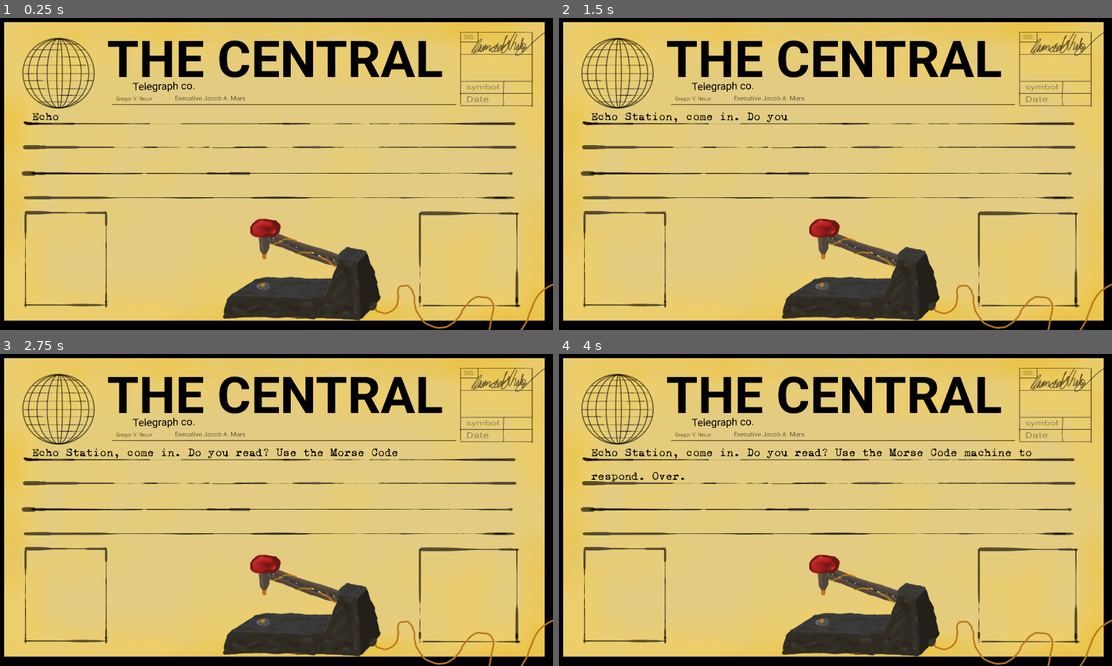
Above: before the commit, frames 1-4 (two rows, left to right).
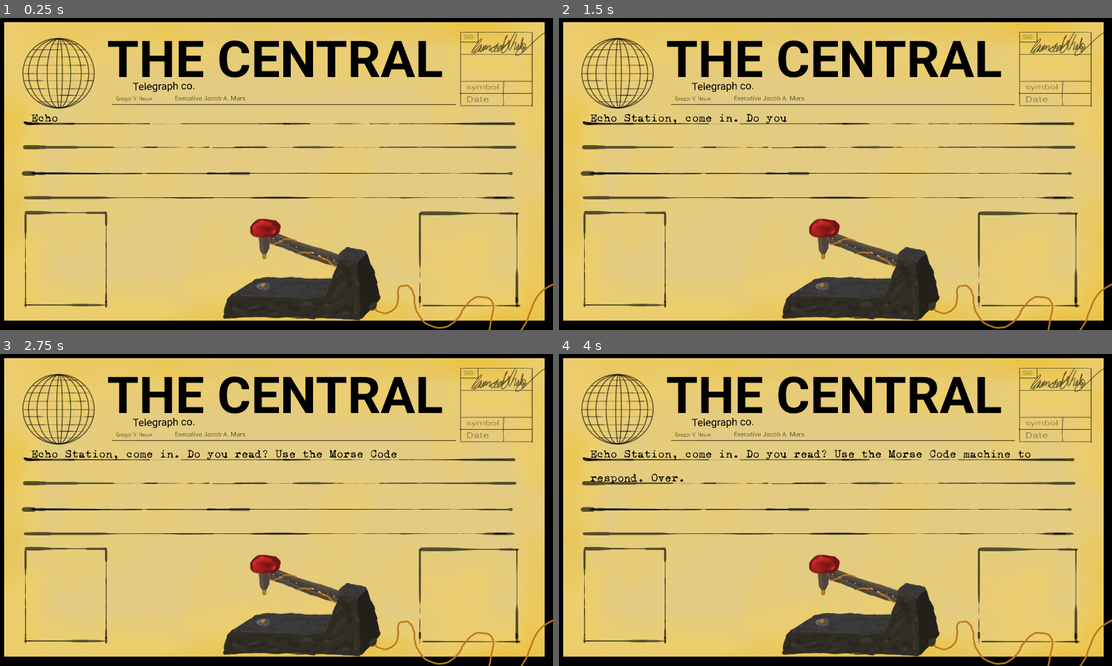
Above: after the commit, the same moments.

Repository: Atticus-Atticus/CoarseMorseGitHubEdition
Game: Godot game, scene res://Intro Scene/IntroScene.tscn
Two runs of this game, one before a commit and one after it. Both use one fixed random seed, a clock stepped at 60 frames per second and the inputs below.
Inputs (mouse positions are in pixels of both pictures, inside the frame that each line leads up to):
- Up to frame 1 (0.25 s): no input
- Up to frame 2 (1.5 s): click (824, 239) at 0.5 s; click (824, 239) at 1.25 s
- Up to frame 3 (2.75 s): click (265, 575) at 2 s
- Up to frame 4 (4 s): tap Space (Dialogue) at 2.85, 3.6 s

The runs differ from the first frame. In frame 1, less than 0.1% of the frame differs, in the area x 5-11%, y 30-34%; in frame 2, 0.4%; in frame 3, 0.8%; in frame 4, 1.2%, in the area x 5-86%, y 30-42%.

Commit message:
little fix to intro

Diff:
--- a/Intro Scene/IntroScene.tscn
+++ b/Intro Scene/IntroScene.tscn
@@ -207,10 +207,10 @@
 
 [node name="Label" type="Label" parent="Textbox"]
 custom_minimum_size = Vector2(1, 1)
-offset_left = 120.0
-offset_top = 315.0
-offset_right = 1840.0
-offset_bottom = 734.0
+offset_left = 117.0
+offset_top = 320.0
+offset_right = 1837.0
+offset_bottom = 723.0
 size_flags_horizontal = 3
 size_flags_vertical = 1
 theme_override_font_sizes/font_size = 50
--- a/Intro Scene/TextBoxes.tres
+++ b/Intro Scene/TextBoxes.tres
@@ -3,7 +3,7 @@
 [ext_resource type="FontFile" uid="uid://crjbefv2wkp6c" path="res://XTypewriter-Regular.ttf" id="1_f53g3"]
 
 [resource]
-line_spacing = 35.0
+line_spacing = 36.0
 font = ExtResource("1_f53g3")
 font_size = 40
 font_color = Color(0, 0, 0, 1)
